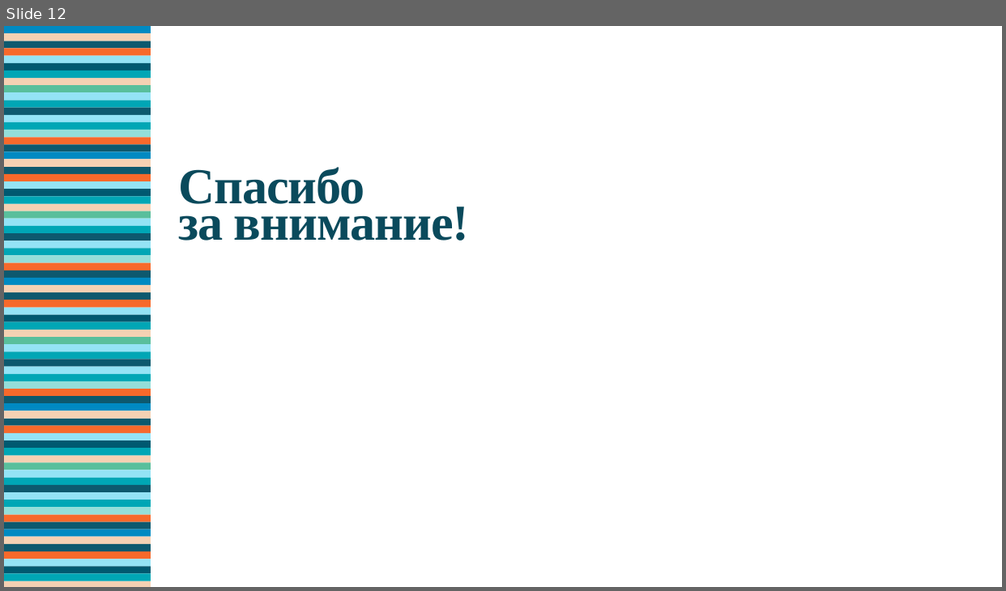
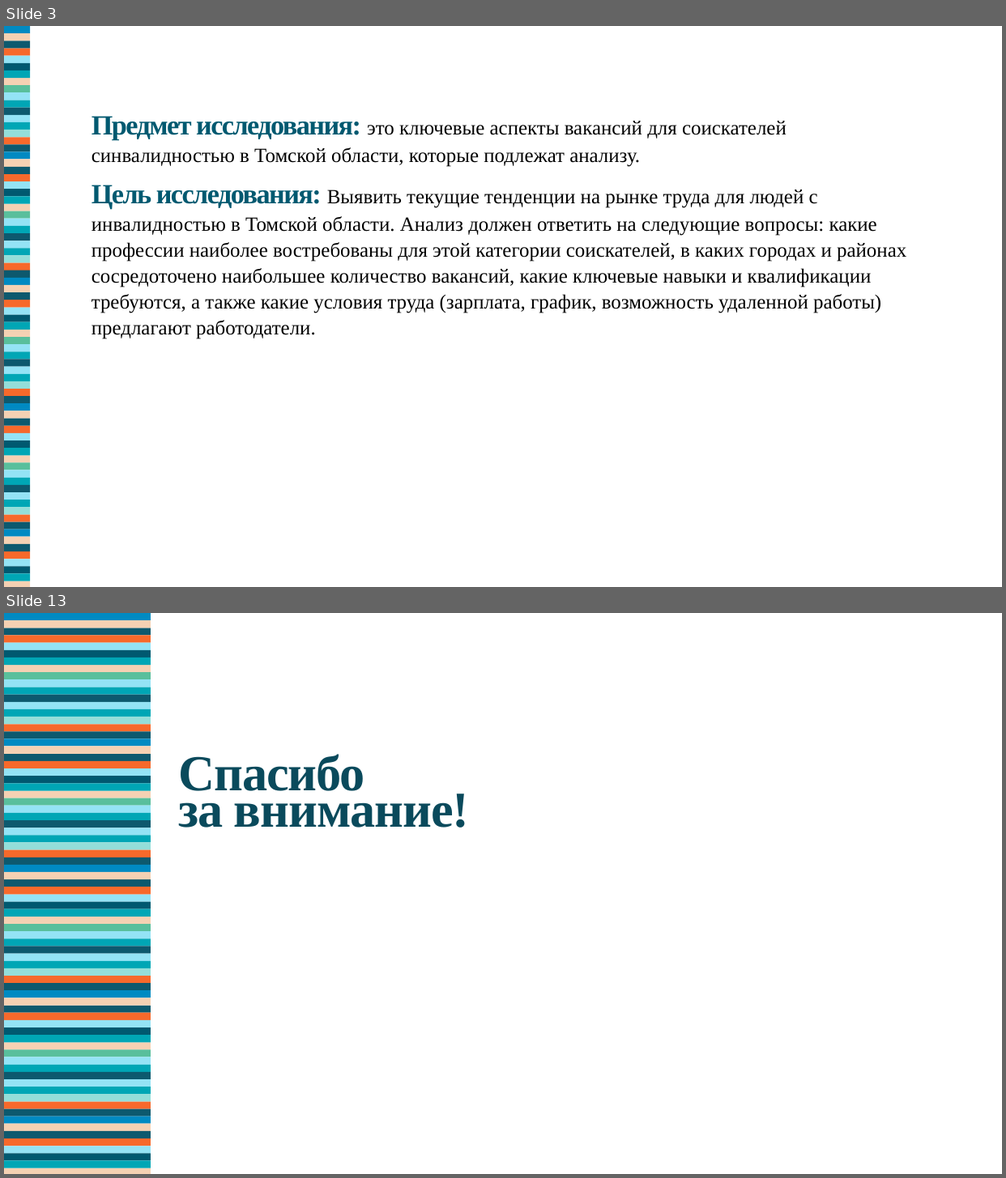
Before and after one commit to Shinnn2374/FinalTaskTGU, a slide deck: finalTasjk/Борисов.pptx. Shown one above the other, each under a label of ours: slide 12 before the commit, slides 3 and 13 after it; the slides between them are not shown. The pictures are 1006x591 and 1006x1178 pixels, drawn with LibreOffice and Linux fonts; fonts in the diff are those of the drawing. Boxes give left, top, right and bottom in pixels: in the first picture for what was removed or moved away, otherwise in the second. Text is boxed around its words. In the diff, an @@ line names an element or a change of style, - is before the commit and + after.

```diff
--- a/finalTasjk/Борисов.pptx
+++ b/finalTasjk/Борисов.pptx
@@ slide 3 added at [4, 26, 1002, 587], background #FFFFFF @@
@@ text added at [91, 116, 906, 339], 32 pt, text #000000 @@
+Предмет исследования: это ключевые аспекты вакансий для соискателей синвалидностью в Томской области, которые подлежат анализу.
+Цель исследования: Выявить текущие тенденции на рынке труда для людей с инвалидностью в Томской области. Анализ должен ответить на следующие вопросы: какие профессии наиболее востребованы для этой категории соискателей, в каких городах и районах сосредоточено наибольшее количество вакансий, какие ключевые навыки и квалификации требуются, а также какие условия труда (зарплата, график, возможность удаленной работы) предлагают работодатели.
@@ group added at [4, 26, 30, 587]: 72 freeform shapes @@
@@ what was slide 12 is now slide 13 @@
```
Also in this commit, not shown: 10 slides changed, 1 other slide added, 1 slide removed, 4 other files.
